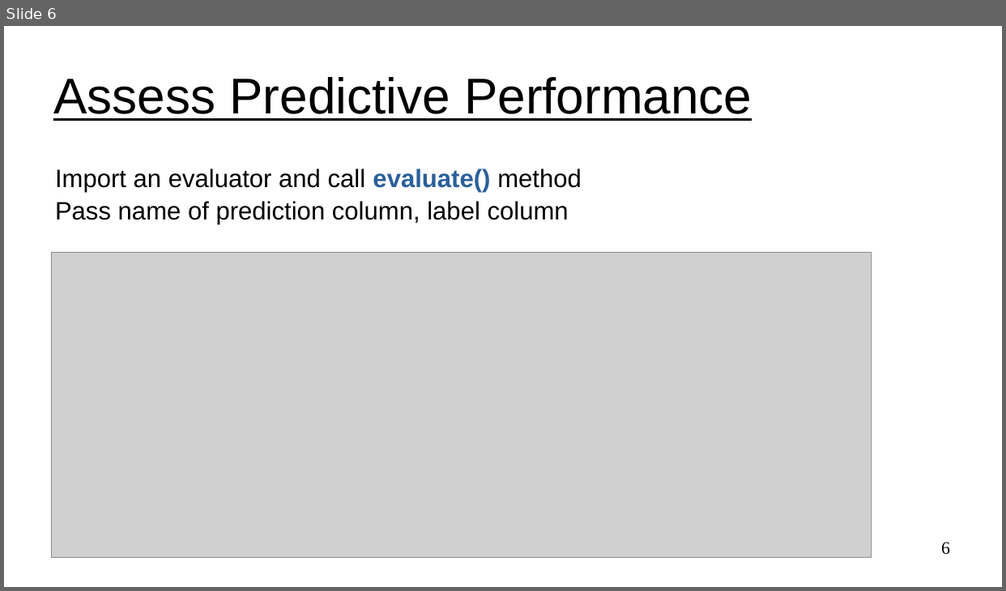
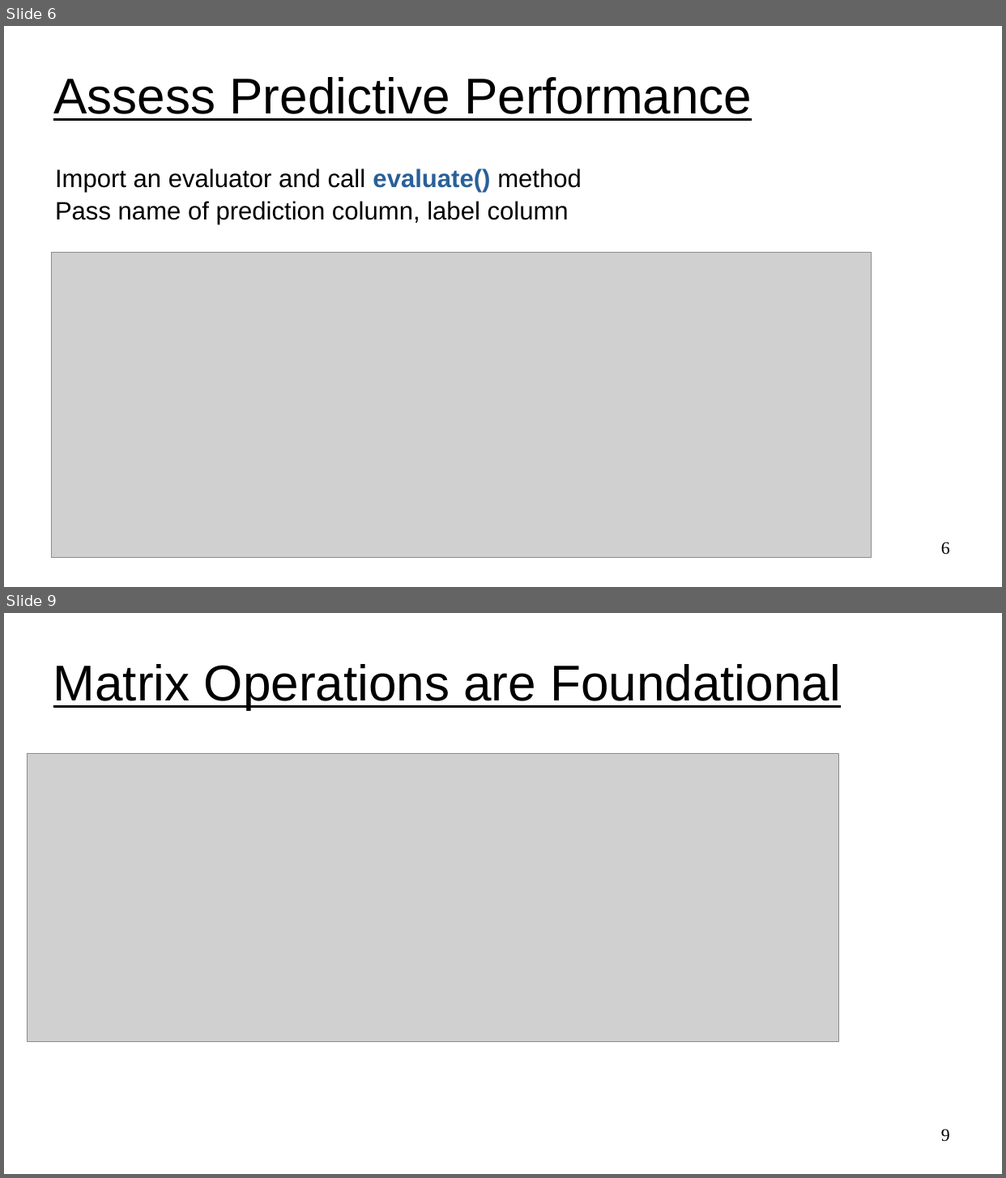
Before and after one commit to UVADS/distributed_computing, a slide deck: 04_mllib_intro_and_supervised_learning/mllib_method_summary.ppt. Shown one above the other, each under a label of ours: slide 6 before the commit, slides 6 and 9 after it; the slides between them are not shown. The pictures are 1006x591 and 1006x1178 pixels, drawn with LibreOffice and Linux fonts; fonts in the diff are those of the drawing; grey boxes stand for pictures. Boxes give left, top, right and bottom in pixels: in the first picture for what was removed or moved away, otherwise in the second. Text is boxed around its words. In the diff, an @@ line names an element or a change of style, - is before the commit and + after.

```diff
--- a/04_mllib_intro_and_supervised_learning/mllib_method_summary.ppt
+++ b/04_mllib_intro_and_supervised_learning/mllib_method_summary.ppt
@@ slide 9 added at bbox=[4, 613, 1002, 1174], background #FFFFFF @@
@@ text added at bbox=[53, 664, 841, 709], 40 pt, text #000000, underline @@
+Matrix Operations are Foundational
@@ picture added at bbox=[27, 753, 840, 1041] @@
@@ page number added at bbox=[941, 1129, 950, 1142], 14 pt, text #000000 @@
+9
```
Also in this commit, not shown: 2 other slides added.
